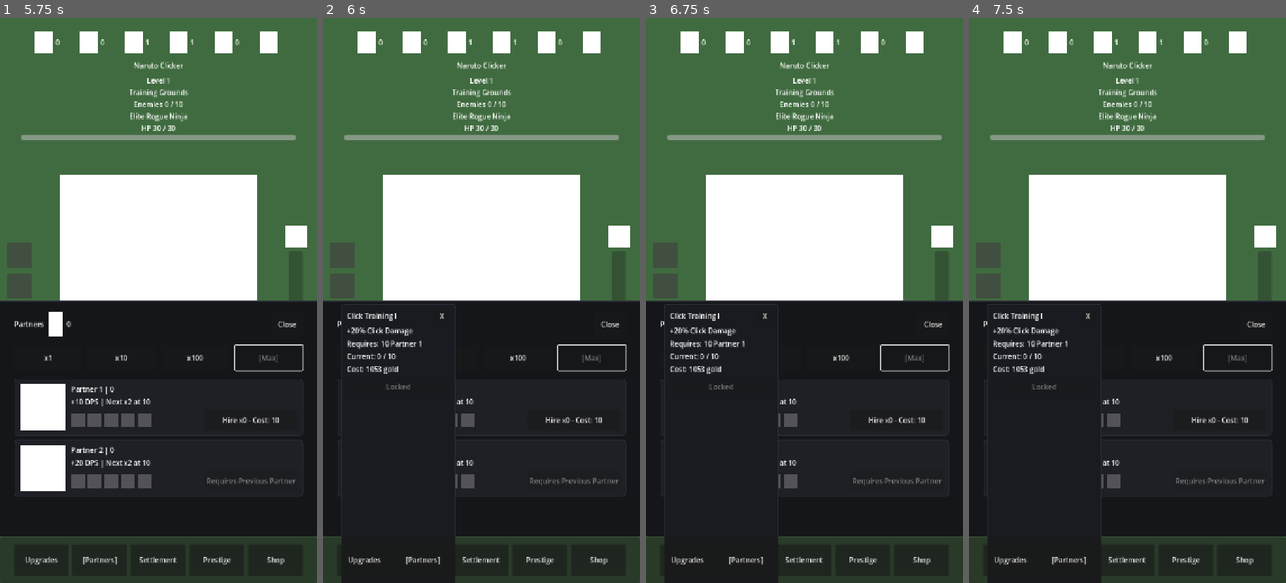
Above: before the commit, frames 1-4 (left to right).
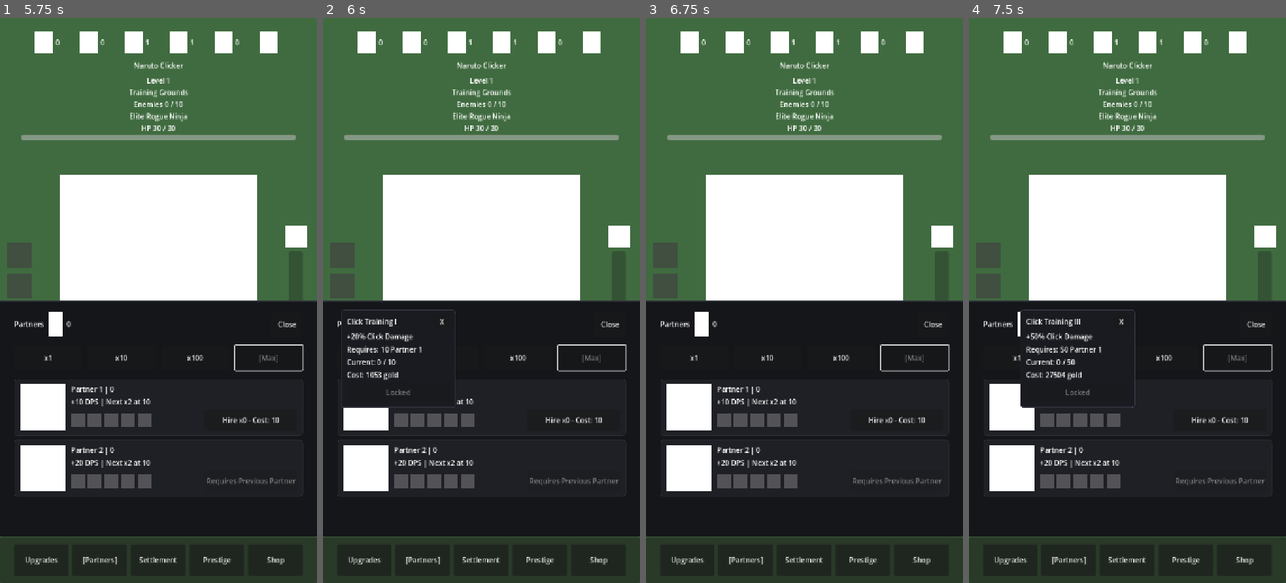
Above: after the commit, the same moments.

Repository: StanisRyz/naruto-clicker
Game: Godot game, scene res://scenes/main/Main.tscn
The game is run twice, just before and just after one commit, with the same random seed, the same clock (stepped at 60 frames per second) and the same inputs.
Inputs (mouse positions are in pixels of both pictures, inside the frame that each line leads up to):
- Up to frame 1 (5.75 s): click (294, 238) at 0.5 s; click "Upgrades" at 1.25 s; click "Partners" at 2 s; click "x10" at 2.75 s; click "x1" at 3.5 s; click "x100" at 4.25 s; click "Max" at 5 s
- Up to frame 2 (6 s): click (402, 419) at 5.77 s
- Up to frame 3 (6.75 s): click (741, 419) at 6.52 s
- Up to frame 4 (7.5 s): click (1079, 419) at 7.27 s

Frame 1 is identical in both runs. In frame 2, 5.4% of the frame differs, in the area x 5-42%, y 50-100%; in frame 3, 5.7%; in frame 4, 6.1%, in the area x 5-53%, y 50-100%.

Commit message:
Fix partner skill popup sizing and outside close
Fix PartnerSkillPopup first-open sizing and outside-click behavior.

Changes include:
- Make PartnerSkillPopup shrink to content height.
- Prevent popup from stretching vertically to the bottom of the screen.
- Defer resize and positioning after content/layout updates.
- Add reliable outside-click close behavior.
- Ensure inside-popup clicks are consumed and do not close the popup.
- Preserve partner skill purchase flow and existing gameplay systems.

Diff:
--- a/scenes/ui/PartnerSkillPopup.gd
+++ b/scenes/ui/PartnerSkillPopup.gd
@@ -2,6 +2,10 @@
 extends Control
 
 signal skill_purchase_requested(skill_id: String)
+
+const POPUP_WIDTH: float = 260.0
+const POPUP_MARGIN: float = 8.0
+const BOTTOM_SAFE_MARGIN: float = 112.0
 
 @onready var outside_click_area: ColorRect = $OutsideClickArea
 @onready var panel_container: PanelContainer = $PanelContainer
@@ -30,13 +34,13 @@
 	current_anchor_global_position = anchor_global_position
 	_update_view(state)
 	show()
-	panel_container.reset_size()
-	call_deferred("_position_panel")
+	call_deferred("_deferred_resize_and_position_panel")
 
 
 func refresh_view(state: ClickerState) -> void:
 	if visible and current_skill_id != "":
 		_update_view(state)
+		call_deferred("_deferred_resize_and_position_panel")
 
 
 func _update_view(state: ClickerState) -> void:
@@ -74,18 +78,22 @@
 			buy_button.text = "Buy: %d" % cost
 			buy_button.disabled = not state.can_buy_partner_skill(current_skill_id)
 
+
+func _deferred_resize_and_position_panel() -> void:
+	panel_container.size = Vector2(POPUP_WIDTH, 0)
 	panel_container.reset_size()
+	await get_tree().process_frame
+	var panel_height: float = panel_container.get_combined_minimum_size().y
+	panel_container.size = Vector2(POPUP_WIDTH, panel_height)
+	_position_panel(Vector2(POPUP_WIDTH, panel_height))
 
 
-func _position_panel() -> void:
+func _position_panel(panel_size: Vector2) -> void:
 	var local_anchor: Vector2 = get_global_transform().affine_inverse() * current_anchor_global_position
-	panel_container.reset_size()
-	var panel_size: Vector2 = panel_container.get_combined_minimum_size()
-	panel_container.size = panel_size
 	var desired_position := local_anchor + Vector2(-120.0, -panel_size.y - 12.0)
 	var viewport_size: Vector2 = get_viewport_rect().size
-	desired_position.x = clampf(desired_position.x, 8.0, maxf(8.0, viewport_size.x - panel_size.x - 8.0))
-	desired_position.y = clampf(desired_position.y, 8.0, maxf(8.0, viewport_size.y - panel_size.y - 112.0))
+	desired_position.x = clampf(desired_position.x, POPUP_MARGIN, maxf(POPUP_MARGIN, viewport_size.x - panel_size.x - POPUP_MARGIN))
+	desired_position.y = clampf(desired_position.y, POPUP_MARGIN, maxf(POPUP_MARGIN, viewport_size.y - panel_size.y - BOTTOM_SAFE_MARGIN))
 	panel_container.position = desired_position
 
 
--- a/scenes/ui/PartnerSkillPopup.tscn
+++ b/scenes/ui/PartnerSkillPopup.tscn
@@ -22,7 +22,7 @@
 anchor_bottom = 1.0
 grow_horizontal = 2
 grow_vertical = 2
-mouse_filter = 2
+mouse_filter = 1
 script = ExtResource("1_skill_popup")
 
 [node name="OutsideClickArea" type="ColorRect" parent="."]
@@ -32,7 +32,7 @@
 anchor_bottom = 1.0
 grow_horizontal = 2
 grow_vertical = 2
-mouse_filter = 2
+mouse_filter = 0
 color = Color(0, 0, 0, 0)
 
 [node name="PanelContainer" type="PanelContainer" parent="."]
Not shown, changed: AGENTS.md
Not shown, changed: README.md
